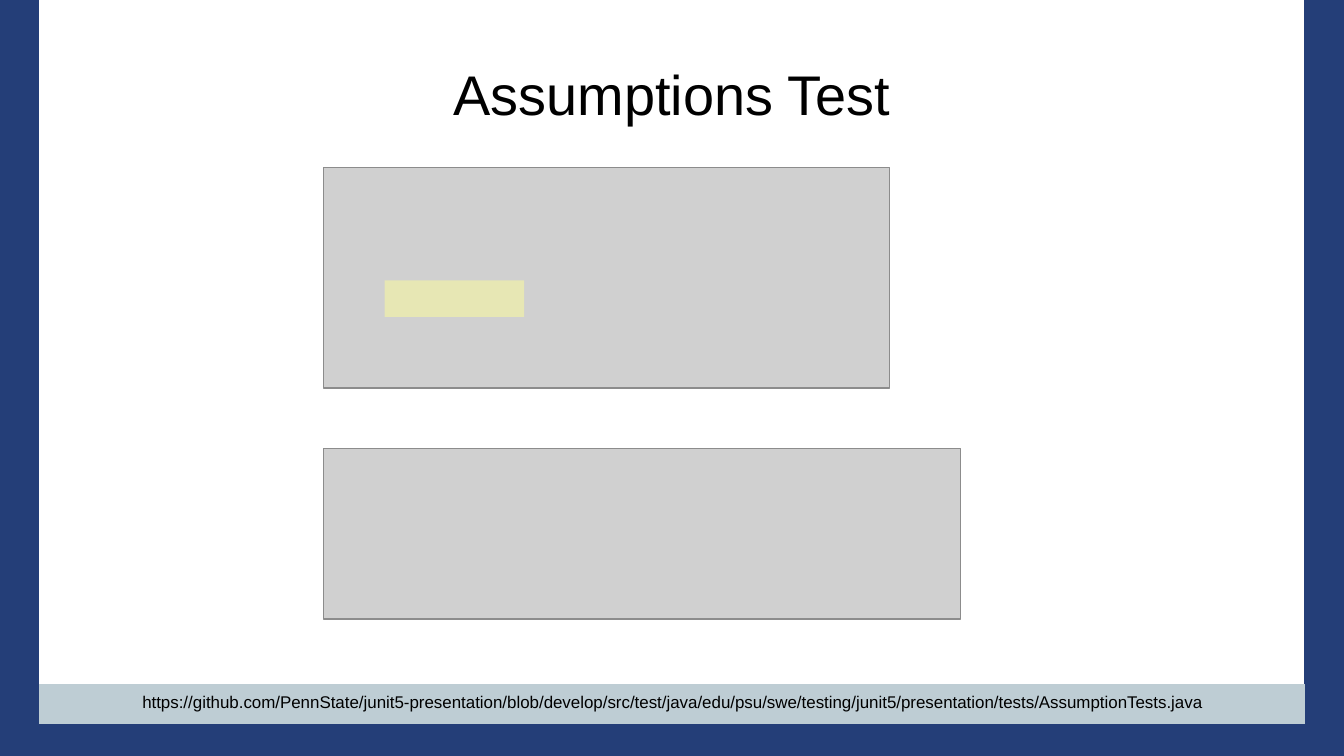
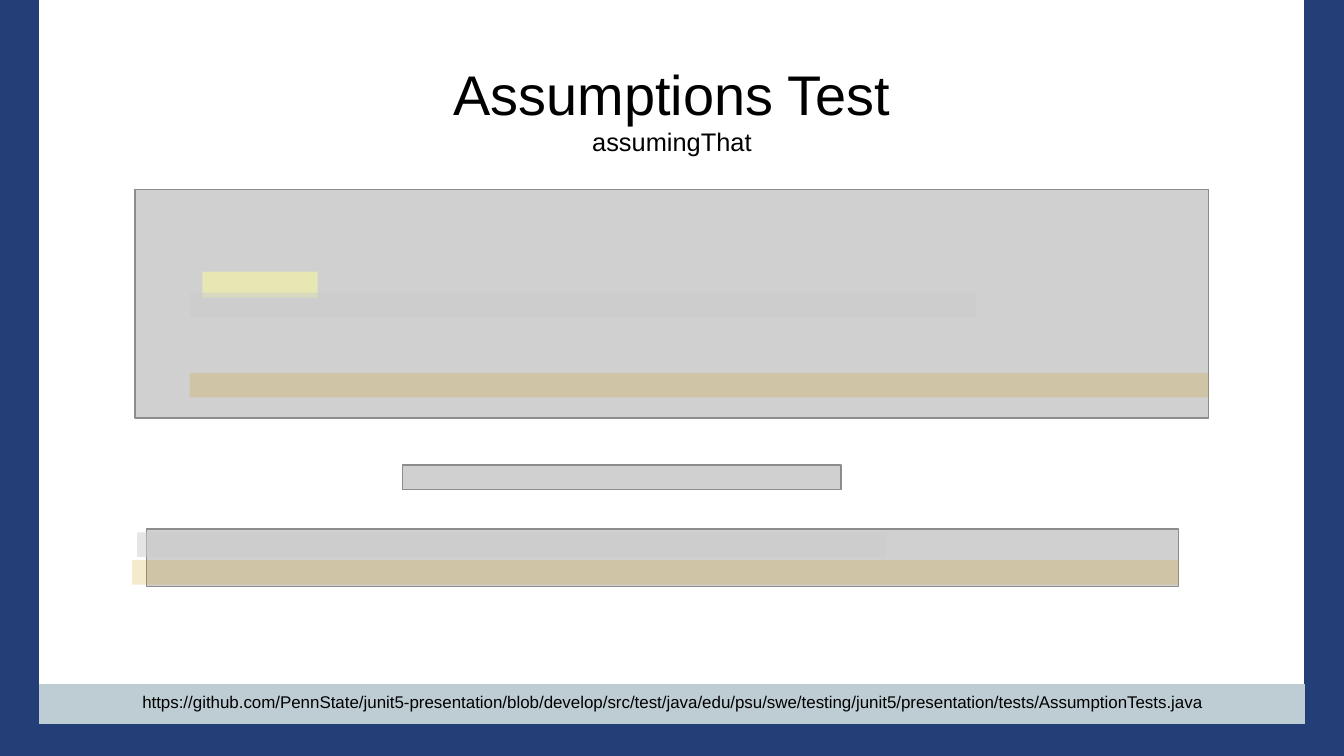
Before and after one commit to PennState/junit5-presentation, a slide deck: slide 36 of src/site/presentation/Junit5_Presentation_JavaOne_2016.odp (slide 30 before the commit). Drawn at 1344x756 pixels with LibreOffice and Linux fonts; fonts in the diff are those of the drawing; grey boxes stand for pictures; background and template pictures are left out. Boxes give left, top, right and bottom in pixels: in the first picture for what was removed or moved away, otherwise in the second. Text is boxed around its words. In the diff, an @@ line names an element or a change of style, - is before the commit and + after.

```diff
--- a/src/site/presentation/Junit5_Presentation_JavaOne_2016.odp
+++ b/src/site/presentation/Junit5_Presentation_JavaOne_2016.odp
@@ title added at (592,132,751,157), 15 pt, text #000000 @@
+assumingThat
@@ picture: place and size @@
-picture at (324,167,890,388)
+picture at (135,189,1210,417)
@@ rectangle added at (190,293,976,317), fill #CCCCCC at 50% opacity @@
@@ rectangle: place and size @@
-rectangle at (385,281,524,317)
+rectangle at (202,272,318,298)
@@ rectangle added at (190,373,1210,398), fill #CC9900 at 20% opacity @@
@@ picture added at (402,466,842,490) @@
@@ rectangle added at (138,533,887,557), fill #CCCCCC at 50% opacity @@
@@ picture: place and size @@
-picture at (324,449,961,620)
+picture at (146,529,1179,587)
@@ rectangle added at (132,561,1179,585), fill #CC9900 at 20% opacity @@
```
Also in this commit, not shown: 46 other slides changed, 18 slides added, 8 slides removed.
